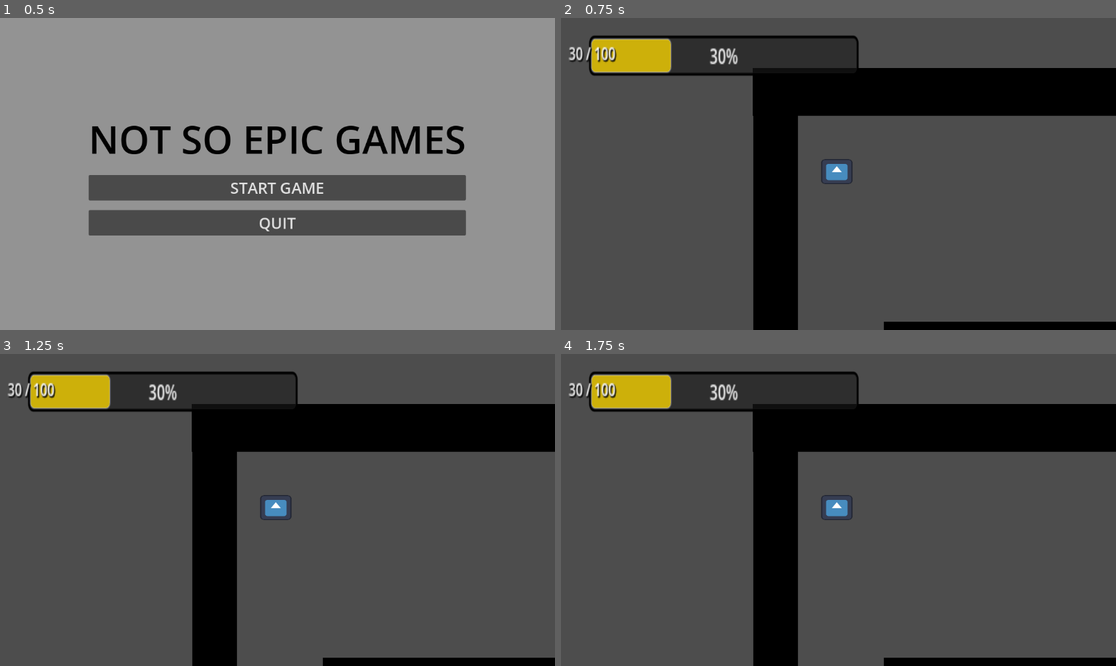
Above: before the commit, frames 1-4 (two rows, left to right).
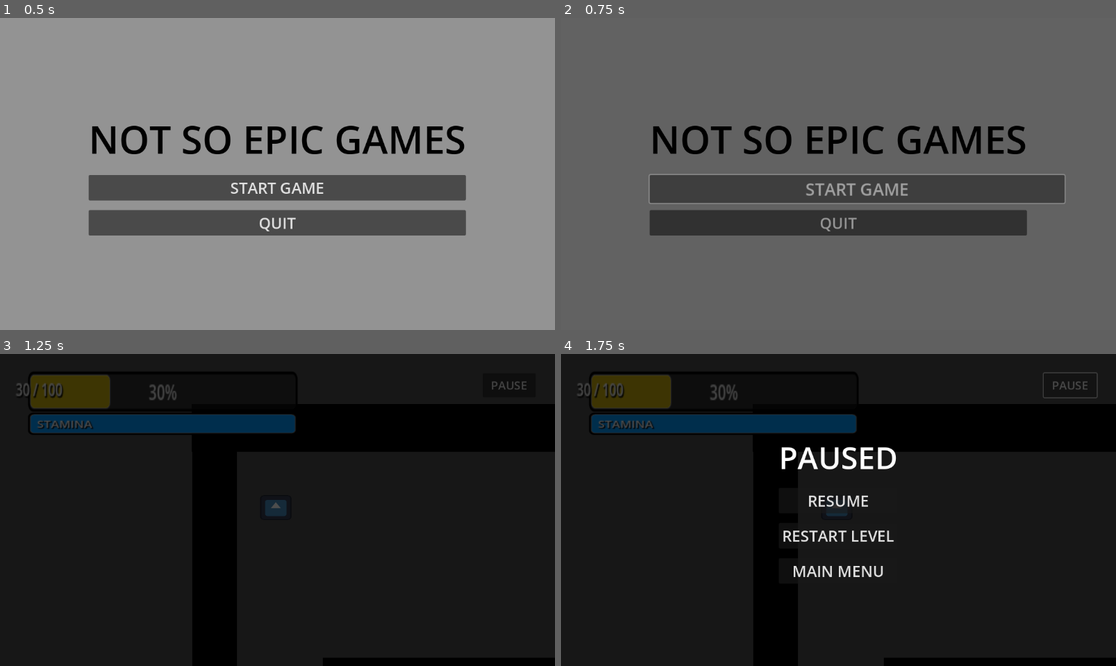
Above: after the commit, the same moments.

Repository: Shant12345/Not_So_Epic_Games
Game: Godot game, scene res://tscn/main_menu.tscn
Same seed, same stepped clock (60 frames per second), same inputs: the game is played once before the commit and once after it. The engine's default icon, where the game draws it, is replaced by a stand-in: a white triangle on a blue panel in a dark square.
Inputs (mouse positions are in pixels of both pictures, inside the frame that each line leads up to):
- Up to frame 1 (0.5 s): no input
- Up to frame 2 (0.75 s): click "START GAME" at 0.5 s
- Up to frame 3 (1.25 s): no input
- Up to frame 4 (1.75 s): click (1071, 385) at 1.25 s, where only the run after the commit has a clickable "PAUSE"

Frame 1 is identical in both runs. In frame 2, 30% of the frame differs, in the area x 1-100%, y 5-100%; in frame 3, 83%; in frame 4, 84%, in the area x 0-100%, y 0-100%.

Commit message:
3/5

Diff:
--- a/Scripts/enemy.gd
+++ b/Scripts/enemy.gd
@@ -10,14 +10,14 @@
 	hit_box.body_entered.connect(_on_hit_box_body_entered)
 
 func _on_hit_box_body_entered(body: Node2D) -> void:
-	if body.name == "Player":
+	if body.is_in_group("Player") or body.name == "Player":
 		get_tree().reload_current_scene()
 
 
 
 
 func get_global_player_position() -> Vector2:
-	var player = get_tree().root.find_child("Player", true, false)
+	var player = get_tree().get_first_node_in_group("Player")
 	if player:
 		return player.global_position
 	return global_position
--- a/Scripts/finish_line.gd
+++ b/Scripts/finish_line.gd
@@ -6,5 +6,5 @@
 	body_entered.connect(_on_body_entered)
 
 func _on_body_entered(body: Node2D) -> void:
-	if body.name == "Player":
+	if body.is_in_group("Player") or body.name == "Player":
 		SceneTransition.change_scene(next_level_path)
--- a/Scripts/ghost_enemy.gd
+++ b/Scripts/ghost_enemy.gd
@@ -9,11 +9,11 @@
 		hit_box.body_entered.connect(_on_hit_box_body_entered)
 
 func _on_hit_box_body_entered(body: Node2D) -> void:
-	if body.name == "Player":
+	if body.is_in_group("Player") or body.name == "Player":
 		get_tree().reload_current_scene()
 
 func get_global_player_position() -> Vector2:
-	var player = get_tree().root.find_child("Player", true, false)
+	var player = get_tree().get_first_node_in_group("Player")
 	if player:
 		return player.global_position
 	return global_position
--- a/Scripts/health_pack.gd
+++ b/Scripts/health_pack.gd
@@ -4,5 +4,6 @@
 func _ready() -> void:
 	area_entered.connect(_area_entered)
 
-func _area_entered(_area_that_entered: Area2D) -> void:
-	queue_free()
+func _area_entered(area: Area2D) -> void:
+	if area.get_parent().is_in_group("Player") or area.get_parent().name == "Player":
+		queue_free()
--- a/Scripts/main_menu.gd
+++ b/Scripts/main_menu.gd
@@ -1,7 +1,29 @@
 extends Control
 
+func _ready():
+	get_tree().paused = false
+	Input.set_mouse_mode(Input.MOUSE_MODE_VISIBLE)
+
+	# Add hover effects to all buttons
+	for btn in find_children("*", "Button", true):
+		# Connect to lambda to set pivot after button has its actual size
+		btn.ready.connect(func(): btn.pivot_offset = btn.size / 2)
+		btn.mouse_entered.connect(_on_button_hover.bind(btn))
+		btn.mouse_exited.connect(_on_button_unhover.bind(btn))
+
+func _on_button_hover(btn: Button):
+	var tween = create_tween()
+	tween.tween_property(btn, "scale", Vector2(1.1, 1.1), 0.1).set_trans(Tween.TRANS_SINE)
+
+func _on_button_unhover(btn: Button):
+	var tween = create_tween()
+	tween.tween_property(btn, "scale", Vector2(1.0, 1.0), 0.1).set_trans(Tween.TRANS_SINE)
+
 func _on_start_button_pressed():
-	get_tree().change_scene_to_file("res://tscn/level_1.tscn")
+	if SceneTransition:
+		SceneTransition.change_scene("res://tscn/level_1.tscn")
+	else:
+		get_tree().change_scene_to_file("res://tscn/level_1.tscn")
 
 func _on_quit_button_pressed():
 	get_tree().quit()
--- a/Scripts/pathfinding_enemy.gd
+++ b/Scripts/pathfinding_enemy.gd
@@ -19,11 +19,11 @@
 	await get_tree().physics_frame
 
 func _on_hit_box_body_entered(body: Node2D) -> void:
-	if body.name == "Player":
+	if body.is_in_group("Player") or body.name == "Player":
 		get_tree().reload_current_scene()
 
 func _physics_process(delta: float) -> void:
-	var player = get_tree().root.find_child("Player", true, false)
+	var player = get_tree().get_first_node_in_group("Player")
 	if player:
 		navigation_agent.target_position = player.global_position
 
--- a/Scripts/pause_menu.gd
+++ b/Scripts/pause_menu.gd
@@ -2,23 +2,57 @@
 
 func _ready():
 	visible = false
+	# Add hover effects to all buttons
+	for btn in find_children("*", "Button", true):
+		btn.ready.connect(func(): btn.pivot_offset = btn.size / 2)
+		btn.mouse_entered.connect(_on_button_hover.bind(btn))
+		btn.mouse_exited.connect(_on_button_unhover.bind(btn))
+
+func _on_button_hover(btn: Button):
+	var tween = create_tween()
+	tween.tween_property(btn, "scale", Vector2(1.1, 1.1), 0.1).set_trans(Tween.TRANS_SINE)
+
+func _on_button_unhover(btn: Button):
+	var tween = create_tween()
+	tween.tween_property(btn, "scale", Vector2(1.0, 1.0), 0.1).set_trans(Tween.TRANS_SINE)
 
 func _input(event):
 	if event.is_action_pressed("pause"):
 		var is_paused = not get_tree().paused
 		get_tree().paused = is_paused
 		visible = is_paused
+
+		if is_paused:
+			Input.set_mouse_mode(Input.MOUSE_MODE_VISIBLE)
+		else:
+			Input.set_mouse_mode(Input.MOUSE_MODE_CAPTURED)
+
 		# Prevent other input events from firing
 		get_viewport().set_input_as_handled()
 
 func _on_resume_pressed():
 	get_tree().paused = false
 	visible = false
+	Input.set_mouse_mode(Input.MOUSE_MODE_CAPTURED)
 
 func _on_restart_pressed():
 	get_tree().paused = false
+	Input.set_mouse_mode(Input.MOUSE_MODE_CAPTURED)
 	get_tree().reload_current_scene()
 
 func _on_quit_pressed():
 	get_tree().paused = false
-	get_tree().change_scene_to_file("res://tscn/main_menu.tscn")
+	if SceneTransition:
+		SceneTransition.change_scene("res://tscn/main_menu.tscn")
+	else:
+		get_tree().change_scene_to_file("res://tscn/main_menu.tscn")
+
+func _on_pause_hud_button_pressed():
+	var is_paused = not get_tree().paused
+	get_tree().paused = is_paused
+	visible = is_paused
+
+	if is_paused:
+		Input.set_mouse_mode(Input.MOUSE_MODE_VISIBLE)
+	else:
+		Input.set_mouse_mode(Input.MOUSE_MODE_CAPTURED)
--- a/Scripts/player.gd
+++ b/Scripts/player.gd
@@ -1,9 +1,16 @@
 extends CharacterBody2D
 
 @export var max_speed := 1400.0
+@export var sprint_speed := 2200.0
 @export var acceleration := 3500.0
 @export var deceleration := 3500.0
+@export var max_stamina := 100.0
+@export var stamina_consumption := 20.0 # 100 / 20 = 5 seconds
+@export var stamina_recovery := 15.0
+
 var health := 30
+var stamina := 100.0
+var is_sprint_exhausted := false
 
 func _ready() -> void:
 	var hitbox = get_node_or_null("Hitbox")
@@ -11,12 +18,34 @@
 		hitbox.area_entered.connect(_on_area_entered)
 
 	set_health(health)
+	Input.set_mouse_mode(Input.MOUSE_MODE_CAPTURED)
+
+	# Anti-stuck optimizations
+	motion_mode = CharacterBody2D.MOTION_MODE_FLOATING
+	# A smaller safe margin helps avoid snagging on tiny physics seams
+	safe_margin = 0.05
 
 func _physics_process(delta: float) -> void:
 	var direction := Input.get_vector("move_left", "move_right", "move_down", "move_up")
 	var has_input_direction := direction.length() > 0.0
 
-	var target_velocity := direction * max_speed
+	var is_sprinting := Input.is_action_pressed("sprint") and has_input_direction and not is_sprint_exhausted
+
+	if is_sprinting:
+		stamina -= stamina_consumption * delta
+		if stamina <= 0:
+			stamina = 0
+			is_sprint_exhausted = true
+	else:
+		stamina += stamina_recovery * delta
+		if stamina >= 20: # Require 20% stamina to start sprinting again if exhausted
+			is_sprint_exhausted = false
+
+	stamina = clamp(stamina, 0, max_stamina)
+	set_stamina(stamina)
+
+	var current_max_speed: float = sprint_speed if is_sprinting else max_speed
+	var target_velocity: Vector2 = direction * current_max_speed
 
 	if has_input_direction:
 		velocity = velocity.move_toward(target_velocity, acceleration * delta)
@@ -52,8 +81,15 @@
 func take_damage(amount: int) -> void:
 	set_health(health - amount)
 
-func _on_area_entered(_area_that_entered: Area2D) -> void:
-	set_health(health + 10)
+func set_stamina(new_stamina: float) -> void:
+	stamina = new_stamina
+	var stamina_bar = get_node_or_null("CanvasLayer/UI/SprintBar")
+	if stamina_bar:
+		stamina_bar.value = stamina
+
+func _on_area_entered(area_that_entered: Area2D) -> void:
+	if area_that_entered.name.begins_with("HealthPack") or area_that_entered.is_in_group("HealthPack"):
+		set_health(health + 10)
 
 
 func get_global_player_position() -> Vector2:
--- a/Scripts/security.gd
+++ b/Scripts/security.gd
@@ -33,7 +33,7 @@
 
 
 func _on_hit_box_body_entered(body: Node2D):
-	if body.name == "Player":
+	if body.is_in_group("Player") or body.name == "Player":
 		if body.has_method("take_damage"):
 			body.take_damage(10)
 		else:
--- a/Scripts/surveillance_enemy.gd
+++ b/Scripts/surveillance_enemy.gd
@@ -48,7 +48,7 @@
 	if is_killing:
 		return
 
-	var player = get_tree().root.find_child("Player", true, false)
+	var player = get_tree().get_first_node_in_group("Player")
 
 	if player:
 		var distance_to_player = global_position.distance_to(player.global_position)
--- a/project.godot
+++ b/project.godot
@@ -54,3 +54,8 @@
 "events": [Object(InputEventKey,"resource_local_to_scene":false,"resource_name":"","device":-1,"window_id":0,"alt_press …(195 unchanged characters)…
 ]
 }
+sprint={
+"deadzone": 0.5,
+"events": [Object(InputEventKey,"resource_local_to_scene":false,"resource_name":"","device":-1,"window_id":0,"alt_pressed":false,"shift_pressed":false,"ctrl_pressed":false,"meta_pressed":false,"pressed":false,"keycode":0,"physical_keycode":4194325,"key_label":0,"unicode":0,"location":0,"echo":false,"script":null)
+]
+}
--- a/tscn/main_menu.tscn
+++ b/tscn/main_menu.tscn
@@ -9,6 +9,7 @@
 anchor_bottom = 1.0
 grow_horizontal = 2
 grow_vertical = 2
+process_mode = 3
 script = ExtResource("1_menu")
 
 [node name="ColorRect" type="ColorRect" parent="."]
@@ -19,6 +20,7 @@
 grow_horizontal = 2
 grow_vertical = 2
 color = Color(0.57700837, 0.5770084, 0.57700837, 1)
+mouse_filter = 2
 
 [node name="CenterContainer" type="CenterContainer" parent="."]
 layout_mode = 1
--- a/tscn/player.tscn
+++ b/tscn/player.tscn
@@ -32,19 +32,30 @@
 corner_radius_bottom_right = 4
 corner_radius_bottom_left = 4
 
+[sub_resource type="StyleBoxFlat" id="StyleBoxFlat_stamina"]
+bg_color = Color(0, 0.6, 1, 1)
+border_width_left = 1
+border_width_top = 1
+border_width_right = 1
+border_width_bottom = 1
+border_color = Color(1, 1, 1, 0.3)
+corner_radius_top_left = 4
+corner_radius_top_right = 4
+corner_radius_bottom_right = 4
+corner_radius_bottom_left = 4
+
 [sub_resource type="RectangleShape2D" id="RectangleShape2D_3c7ea"]
 size = Vector2(124.776886, 77)
 
-[sub_resource type="CapsuleShape2D" id="CapsuleShape2D_player"]
-radius = 39.0
-height = 125.0
+[sub_resource type="CircleShape2D" id="CircleShape2D_player"]
+radius = 45.0
 
 [node name="Player" type="CharacterBody2D" groups=["Player"]]
+position = Vector2(1, 7)
 collision_layer = 3
 motion_mode = 1
 wall_min_slide_angle = 0.0
 safe_margin = 0.1
-position = Vector2(1, 7)
 script = ExtResource("1_7omxl")
 
 [node name="Camera2D" type="Camera2D" parent="."]
@@ -79,15 +90,57 @@
 anchors_preset = 4
 anchor_top = 0.5
 anchor_bottom = 0.5
-offset_left = -25.0
-offset_top = -11.5
-offset_right = -5.0
-offset_bottom = 11.5
+offset_left = -15.760885
+offset_top = -11.634329
+offset_right = 35.326096
+offset_bottom = 11.365671
 grow_vertical = 2
 theme_override_colors/font_shadow_color = Color(0, 0, 0, 1)
 theme_override_font_sizes/font_size = 14
 text = "HP"
 horizontal_alignment = 2
+
+[node name="SprintBar" type="ProgressBar" parent="CanvasLayer/UI"]
+custom_minimum_size = Vector2(300, 15)
+layout_mode = 0
+offset_left = 62.0
+offset_top = 125.0
+offset_right = 362.0
+offset_bottom = 151.66666
+scale = Vector2(1.84, 1.5)
+theme_override_styles/background = SubResource("StyleBoxFlat_bg")
+theme_override_styles/fill = SubResource("StyleBoxFlat_stamina")
+step = 0.1
+value = 100.0
+show_percentage = false
+
+[node name="Label" type="Label" parent="CanvasLayer/UI/SprintBar"]
+layout_mode = 1
+anchors_preset = 4
+anchor_top = 0.5
+anchor_bottom = 0.5
+offset_left = 7.6086936
+offset_top = -9.333328
+offset_right = 70.608696
+offset_bottom = 13.666672
+grow_vertical = 2
+theme_override_colors/font_shadow_color = Color(0, 0, 0, 1)
+theme_override_font_sizes/font_size = 14
+text = "STAMINA"
+horizontal_alignment = 2
+
+[node name="PauseHUDButton" type="Button" parent="CanvasLayer/UI"]
+layout_mode = 1
+anchors_preset = 1
+anchor_left = 1.0
+anchor_right = 1.0
+offset_left = -150.0
+offset_top = 40.0
+offset_right = -40.0
+offset_bottom = 90.0
+grow_horizontal = 0
+theme_override_font_sizes/font_size = 24
+text = "PAUSE"
 
 [node name="PauseMenu" parent="CanvasLayer" instance=ExtResource("3_pause")]
 
@@ -103,6 +156,7 @@
 shape = SubResource("RectangleShape2D_3c7ea")
 
 [node name="CollisionShape2D" type="CollisionShape2D" parent="."]
-position = Vector2(-7.5, -8)
-rotation = 1.5708
-shape = SubResource("CapsuleShape2D_player")
+position = Vector2(-7, -10)
+shape = SubResource("CircleShape2D_player")
+
+[connection signal="pressed" from="CanvasLayer/UI/PauseHUDButton" to="CanvasLayer/PauseMenu" method="_on_pause_hud_button_pressed"]
--- a/tscn/scene_transition.tscn
+++ b/tscn/scene_transition.tscn
@@ -42,6 +42,7 @@
 
 [node name="SceneTransition" type="CanvasLayer"]
 layer = 100
+process_mode = 3
 script = ExtResource("1_script")
 
 [node name="ColorRect" type="ColorRect" parent="."]
Not shown: 1 places in tscn/main_menu.tscn that only renumber resources
Not shown: 1 places in tscn/player.tscn that only renumber resources
